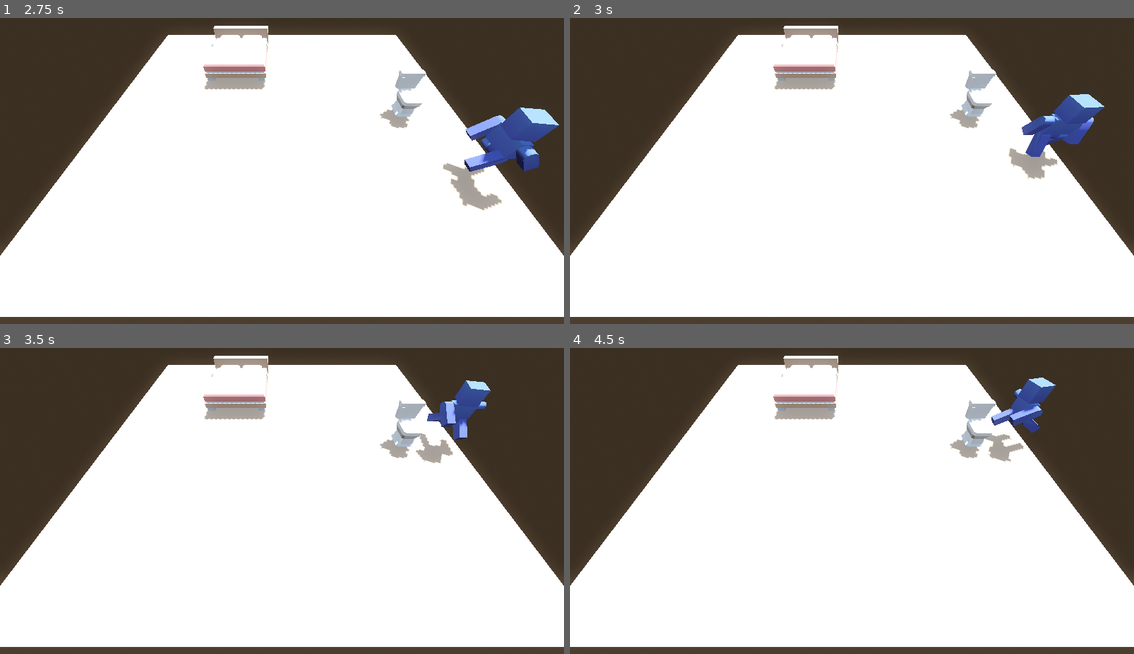
Above: before the commit, frames 1-4 (two rows, left to right).
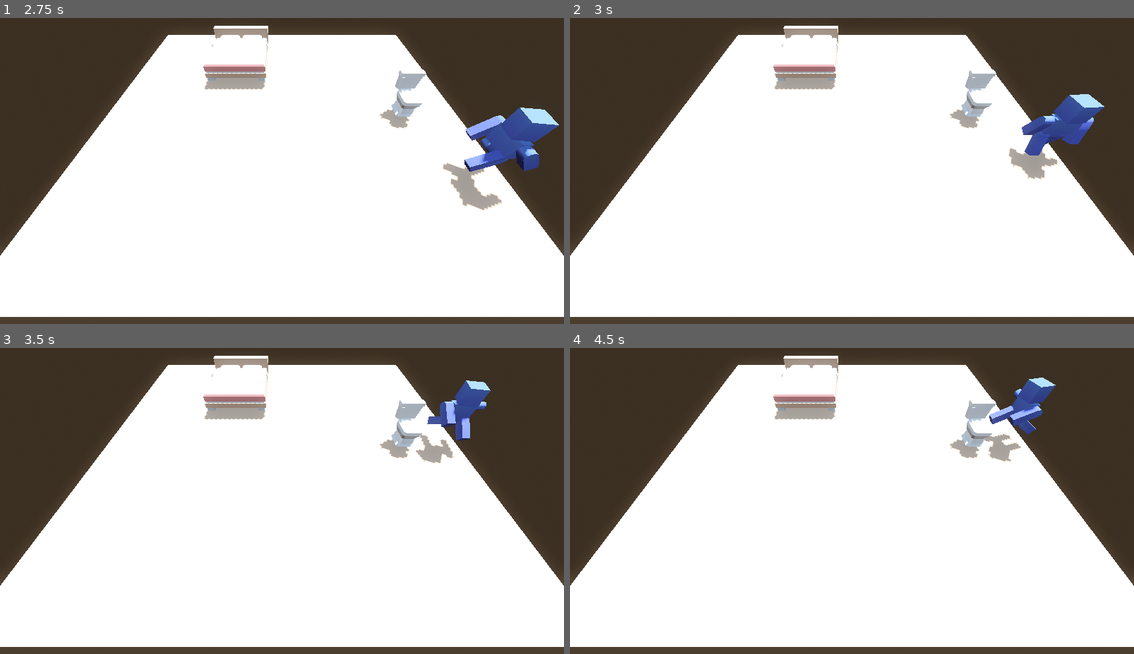
Above: after the commit, the same moments.

Repository: CamComDuck/HotelPrototype
Game: Godot game, scene res://room_builder/room_builder.tscn
Same seed, same stepped clock (60 frames per second), same inputs: the game is played once before the commit and once after it.
Inputs:
- Up to frame 1 (2.75 s): hold D (move_right) 0.53-1.28 s; hold S (move_back) 1.28-2.03 s; hold D (move_right) from 2.03 s (still down)
- Up to frame 2 (3 s): release D (move_right) at 2.78 s; hold W (move_forward) from 2.78 s (still down)
- Up to frame 3 (3.5 s): keep holding W (move_forward)
- Up to frame 4 (4.5 s): release W (move_forward) at 3.53 s; hold A (move_left) from 3.53 s (still down)

Frame 1 is identical in both runs. In frame 2, less than 0.1% of the frame differs, in the area x 80-89%, y 37-46%; in frame 3, 0.2%; in frame 4, 0.2%, in the area x 73-84%, y 18-35%.

Commit message:
Fix character only facing 4 directions, now faces 8

Diff:
--- a/project/character/character.gd
+++ b/project/character/character.gd
@@ -26,13 +26,23 @@
 		velocity.z = move_toward(velocity.z, 0, SPEED)
 		figurine.play_animation("idle")
 
-	if (direction.x > 0 and direction.z > 0) or (direction.x < 0 and direction.z < 0):
+	# If you have a better way to make him face the right direction,
+	# PLEASE refactor this lol
+	if direction.x > 0 and direction.z > 0:
 		figurine.rotation_degrees.y = 45
-	elif (direction.x < 0 and direction.z > 0) or (direction.x > 0 and direction.z < 0):
+	elif direction.x < 0 and direction.z < 0:
+		figurine.rotation_degrees.y = -135
+	elif direction.x < 0 and direction.z > 0:
 		figurine.rotation_degrees.y = -45
-	elif direction.x != 0:
+	elif direction.x > 0 and direction.z < 0:
+		figurine.rotation_degrees.y = 135
+	elif direction.z == -1 and direction.x == 0:
+		figurine.rotation_degrees.y = 180
+	elif direction.z == 1 and direction.x == 0:
+		figurine.rotation_degrees.y = 0
+	elif direction.z == 0 and direction.x == -1:
+		figurine.rotation_degrees.y = -90
+	elif direction.z == 0 and direction.x == 1:
 		figurine.rotation_degrees.y = 90
-	elif direction.z != 0:
-		figurine.rotation_degrees.y = 0
 
 	move_and_slide()
